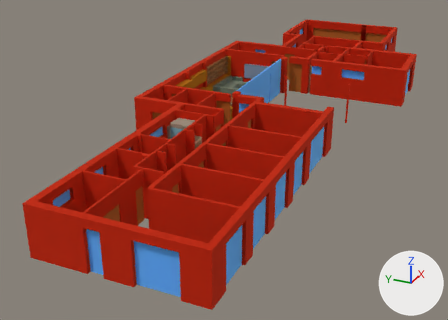
One commit to the glTF model pr-preview/pr-83/models/ground_floor.glb: the scene before it, then after it.
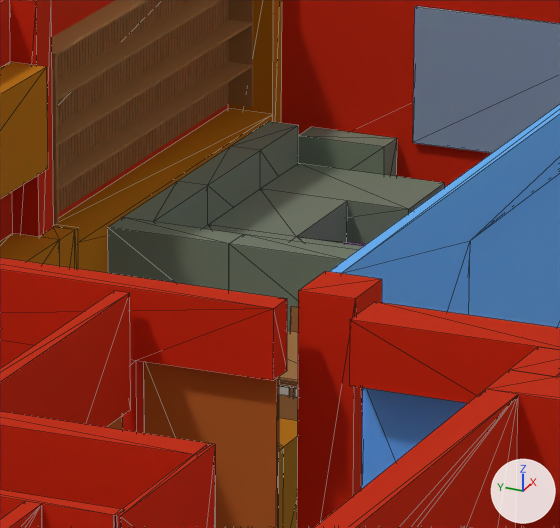
Each version appears first whole from a 50 mm lens placed at (-19.52, -6.43, 16.93), pointed at (19.23, 11.01, -2.44), and next in a close-up on the part from 45% to 58% of the width and 20% to 37% of the height. Arrows for +X, +Y and +Z are at lower right; the lights stay in place. The first two pictures are the older version. The close-ups show mesh edges as thin lines. Where no turn or scale is listed for an object, it has been applied to the vertices. Vertices at exactly the same position are counted once.

In view in the first close-up: 'appliance.002', 'door.014', 'glazing.008', 'glazing.009', 'masonry.012', 'masonry.019', 'masonry.022', 'masonry.046', 'masonry.048', 'masonry.049', 'masonry.054', 'oak', 'upholstery.002', 'upholstery.003', 'upholstery.007', 'upholstery.008', 'upholstery.009' and 26 more.
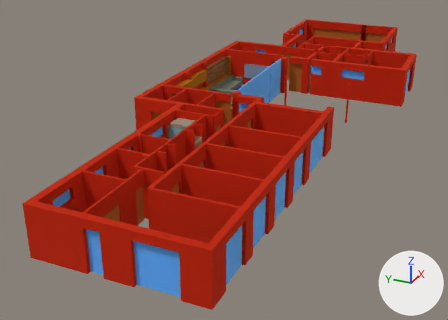
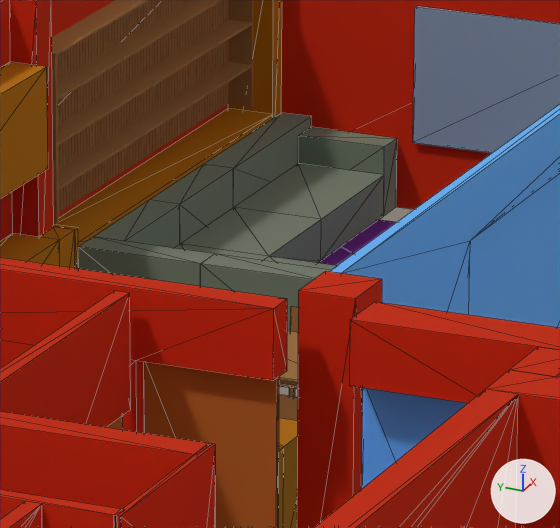
Boxes (x1, y1, x2, y2) around the edits, measured in the close-ups (560 x 528 px):
'upholstery.002', reshaped, moved (19% narrower, 20% taller): before (261, 163, 445, 244); after (235, 163, 384, 260)
'upholstery.008', moved: before (108, 218, 243, 290); after (78, 237, 214, 286)
'upholstery.009', moved: before (229, 234, 358, 331); after (201, 254, 330, 331)
'upholstery.007', reshaped, moved: before (232, 121, 298, 189); after (204, 113, 311, 207)
'upholstery.003', moved: before (291, 237, 363, 250); after (263, 256, 336, 270)

Diff of the bpy script that builds the scene:
```diff
--- a/pr-preview/pr-83/models/ground_floor.glb.py
+++ b/pr-preview/pr-83/models/ground_floor.glb.py
@@ me_upholstery_002 @@
 # used by ob_upholstery_002; location = (28.74, 13.391, 0.0)
-me_upholstery_002.from_pydata(...)  # 8 vertices, 12 faces; spans x 0.0..0.859, y 0.0..1.459, z 0.0..0.394
+me_upholstery_002.from_pydata(...)  # 8 vertices, 12 faces; spans x 0.0..1.459, y 0.0..0.859, z 0.0..0.394
+# me_upholstery_002 part 1
+# 6 vertices are removed from x 0.0..0.859, y 0.0..1.459, z 0.0..0.394
+# 12 faces are deleted
+# 6 vertices are added at (0.0, 0.859, 0.0), (1.459, 0.0, 0.0), (1.459, 0.859, 0.0), (0.0, 0.859, 0.394), (1.459, 0.0, 0.394), (1.459, 0.859, 0.394)
+# 12 new faces join them
 me_upholstery_002.materials.append(mat_mat_3)
@@ me_upholstery_007 @@
 # used by ob_upholstery_007; location = (28.74, 14.851, 0.0)
-me_upholstery_007.from_pydata(...)  # 8 vertices, 12 faces; spans x 0.0..0.859, y 0.0..0.299, z 0.0..0.759
+me_upholstery_007.from_pydata(...)  # 8 vertices, 12 faces; spans x 0.0..1.759, y 0.0..0.299, z 0.0..0.759
+# me_upholstery_007 part 2
+# 4 vertices are removed from x 0.859, y 0.0..0.299, z 0.0..0.759
+# 10 faces are deleted
+# 4 vertices are added at (1.759, 0.0, 0.0), (1.759, 0.0, 0.759), (1.759, 0.299, 0.0), (1.759, 0.299, 0.759)
+# 10 new faces join them
 me_upholstery_007.materials.append(mat_mat_3)
@@ ob_upholstery_002 @@
 ob_upholstery_002 = bpy.data.objects.new('upholstery.002', me_upholstery_002)
-ob_upholstery_002.location = (28.74, 13.391, 0.0)
+ob_upholstery_002.location = (28.14, 13.991, 0.0)
@@ ob_upholstery_003 @@
 ob_upholstery_003 = bpy.data.objects.new('upholstery.003', me_upholstery_003)
-ob_upholstery_003.location = (26.42, 12.831, 0.0)
+ob_upholstery_003.location = (25.82, 12.831, 0.0)
@@ ob_upholstery_007 @@
 ob_upholstery_007 = bpy.data.objects.new('upholstery.007', me_upholstery_007)
-ob_upholstery_007.location = (28.74, 14.851, 0.0)
+ob_upholstery_007.location = (28.14, 14.851, 0.0)
@@ ob_upholstery_008 @@
 ob_upholstery_008 = bpy.data.objects.new('upholstery.008', me_upholstery_008)
-ob_upholstery_008.location = (26.121, 13.991, 0.0)
+ob_upholstery_008.location = (25.521, 13.991, 0.0)
@@ ob_upholstery_009 @@
 ob_upholstery_009 = bpy.data.objects.new('upholstery.009', me_upholstery_009)
-ob_upholstery_009.location = (26.121, 12.831, 0.0)
+ob_upholstery_009.location = (25.521, 12.831, 0.0)
```
